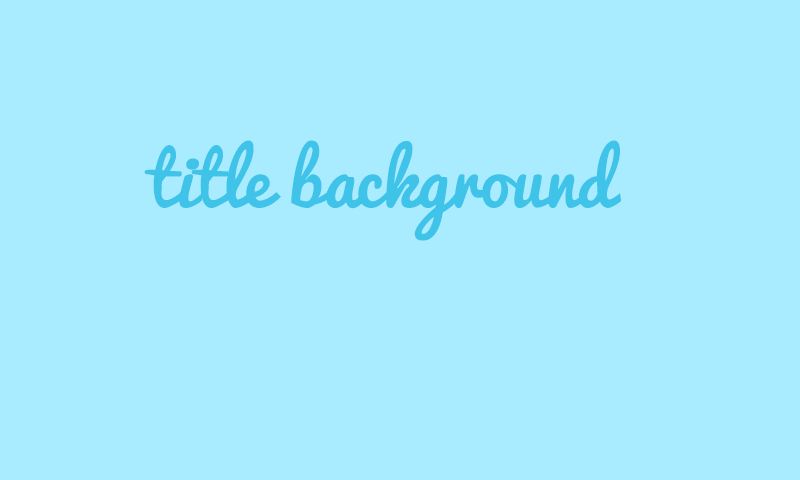
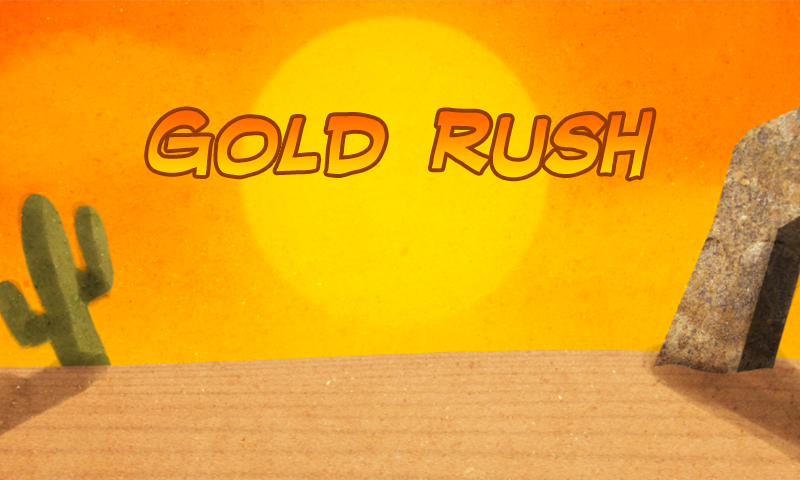
The second 800 × 480 image is a revision of the first. Changes to its layers:
renamed "title background" to "Gold RUsh", painted on it over [144, 110, 653, 241]
added layer "desert" above "Layer 0" over [0, 0, 800, 480]
